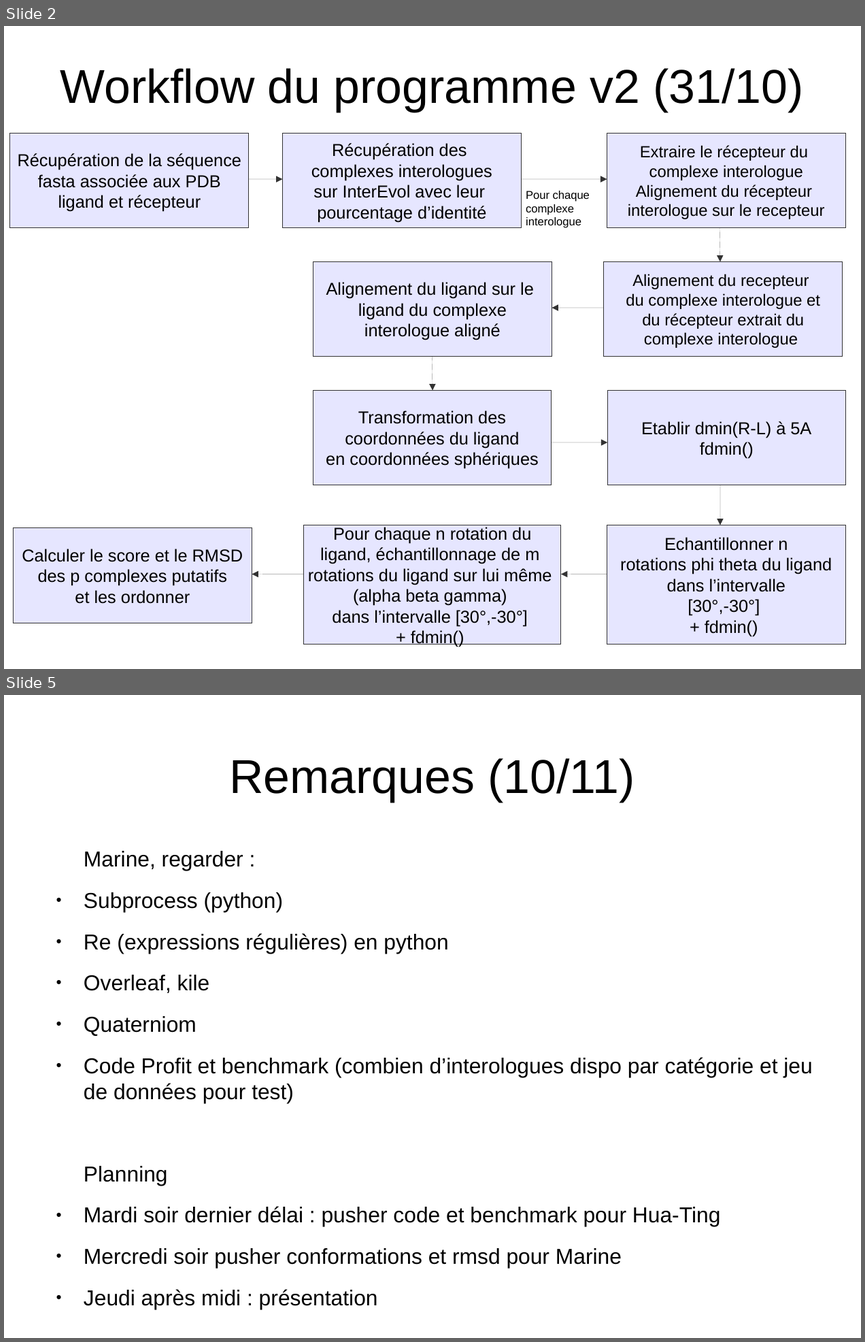
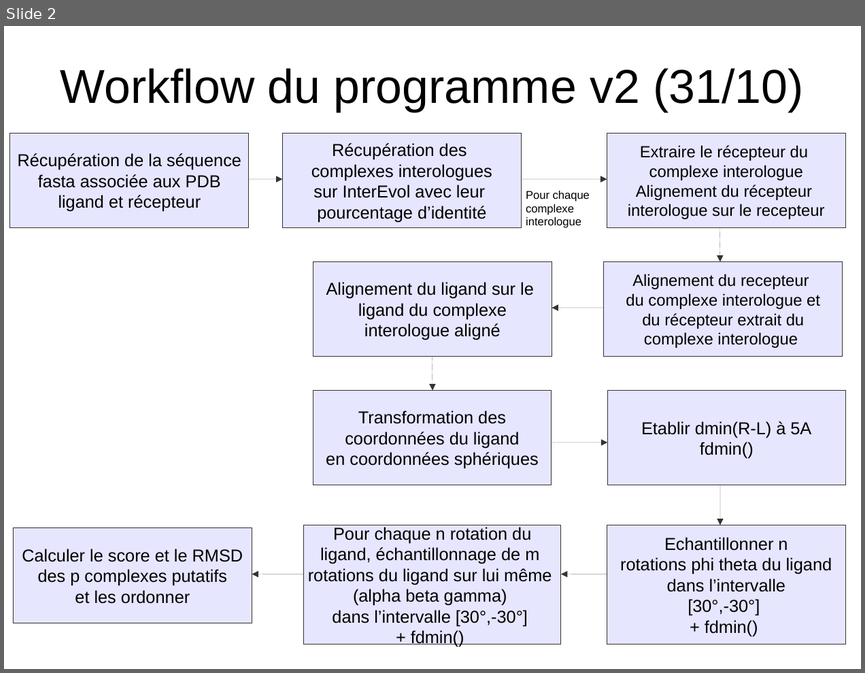
Before and after one commit to kdeazevedo/SWING, a slide deck: Doc/Workflow_Programmme.odp. Shown one above the other, each under a label of ours: slides 2 and 5 before the commit, slide 2 after it; the slides between them are not shown. The pictures are 865x1342 and 865x673 pixels, drawn with LibreOffice and Linux fonts; fonts in the diff are those of the drawing. Boxes give left, top, right and bottom in pixels: in the first picture for what was removed or moved away, otherwise in the second. Text is boxed around its words. In the diff, an @@ line names an element or a change of style, - is before the commit and + after.

Commit message:
Ajout de la fonction d'alignement, de la documentation Profit et du workflow

```diff
--- a/Doc/Workflow_Programmme.odp
+++ b/Doc/Workflow_Programmme.odp
@@ slide 5 removed at <box>4,695,861,1338</box>, background #FFFFFF @@
@@ title removed at <box>229,758,635,802</box> @@
-Remarques (10/11)
@@ text removed at <box>84,851,812,1308</box> @@
-Marine, regarder :
-● Subprocess (python)
-● Re (expressions régulières) en python
-● Overleaf, kile
-● Quaterniom
-● Code Profit et benchmark (combien d’interologues dispo par catégorie et jeu de données pour test)
-Planning
-● Mardi soir dernier délai : pusher code et benchmark pour Hua-Ting
-● Mercredi soir pusher conformations et rmsd pour Marine
-● Jeudi après midi : présentation
```
Also in this commit, not shown: 1 slide changed, 1 other slide removed, 1 other file.
